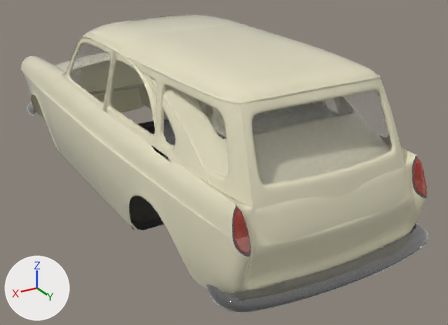
The glTF model public/volkswagen-type3.glb, before and after one commit.
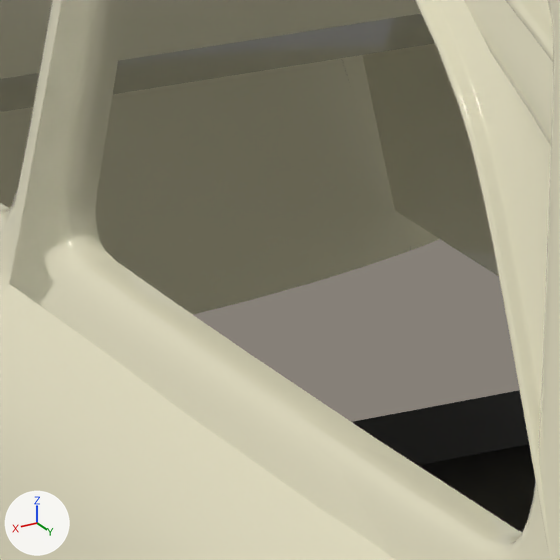
Old and new are each drawn whole from a 50 mm lens placed at (2.11, 4.22, 1.59), pointed at (-0.21, 0.35, -0.34) and again close up on the part from 23% to 35% of the width and 25% to 42% of the height. Every picture has the same lights, and +X, +Y and +Z are marked at lower left. Vertices at the same position are counted once.

The first close-up shows 'body_frunk', 'body_inner_front_well', 'chassis_pan', 'door_left', 'front_fascia', 'front_wing', 'rear_window_panels_fastback', 'rear_window_panels_square', 'rear_wing', 'roof_skin_fastback', 'roof_skin_notch'.
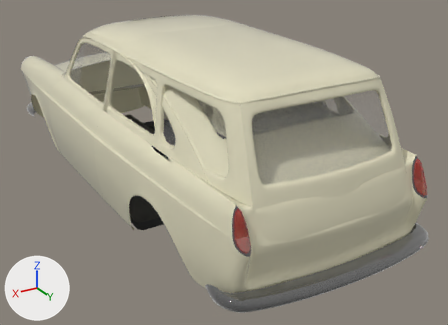
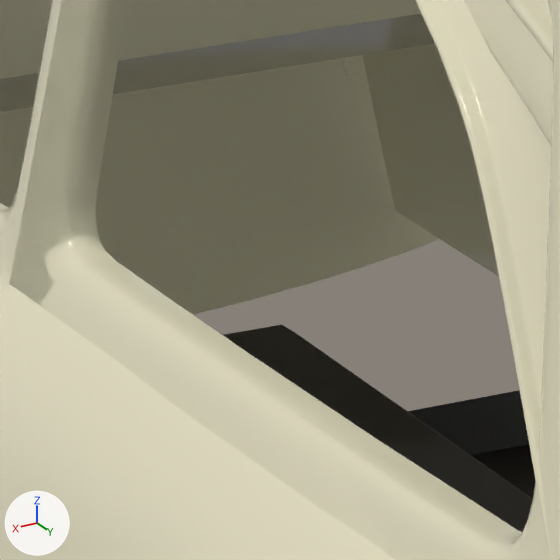
What the commit changed:
me_plane_006 is used by ob_chassis_pan; location (0.0, 0.0, 0.0).
me_plane_006 had 101 vertices, 164 faces and spanned x -0.69..0.69, y -1.18..0.69, z -0.55..-0.47.
me_plane_006 now has 116 vertices, 180 faces and spans x -0.69..0.69, y -1.2..0.7, z -0.55..-0.37.
me_plane_006 part 1: a new loose piece of 14 vertices spanning x -0.12..0.12, y -1.2..0.7, z -0.52..-0.37, in mat_chassis (black #202020).

Where the change shows, as pixel boxes (x1, y1, x2, y2) in the close-ups (560 x 560 px):
'chassis_pan', reshaped: before (352, 390, 535, 532); after (223, 325, 535, 532)
part 1 of me_plane_006, added (black): after (223, 325, 533, 532)
